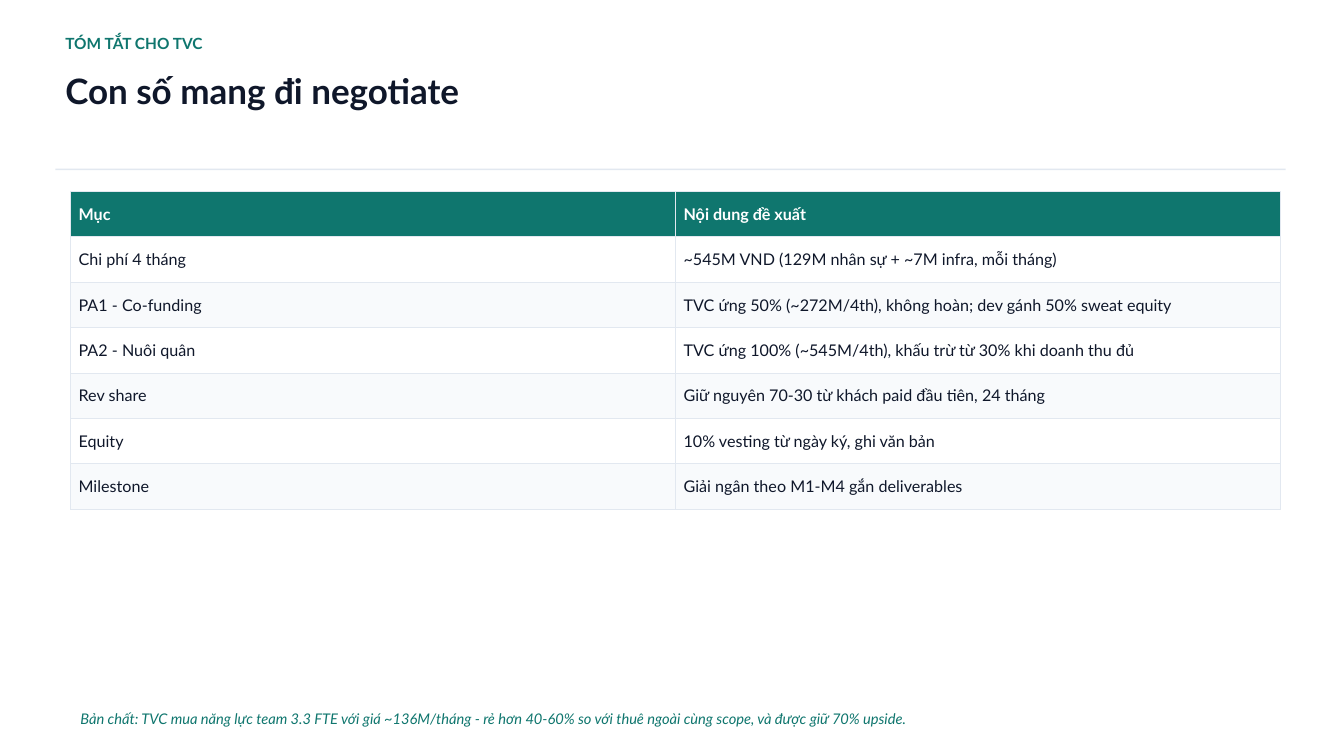
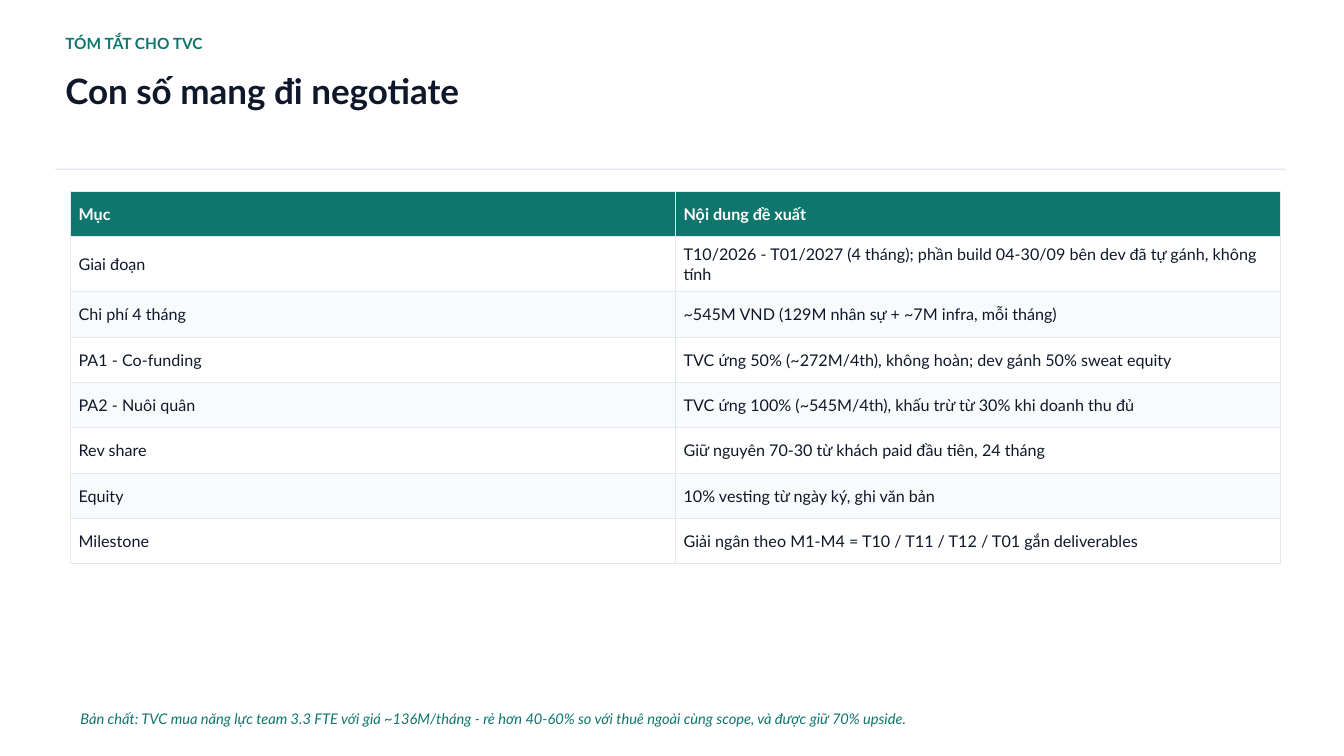
Before and after one commit to saintzzz/so-chu-nhiem-so, a slide deck: slide 9 of docs/handover/PROPOSAL-chi-phi-dev-4thang.pptx. Drawn at 1344x756 pixels with LibreOffice and Linux fonts; fonts in the diff are those of the drawing. Boxes give left, top, right and bottom in pixels: in the first picture for what was removed or moved away, otherwise in the second. Text is boxed around its words. In the diff, an @@ line names an element or a change of style, - is before the commit and + after.

```diff
--- a/docs/handover/PROPOSAL-chi-phi-dev-4thang.pptx
+++ b/docs/handover/PROPOSAL-chi-phi-dev-4thang.pptx
@@ table at [71, 192, 1280, 554] @@
+row 2: Giai đoạn | T10/2026 - T01/2027 (4 tháng); phần build 04-30/09 bên dev đã tự gánh, không tính
-row 8, column 2: Giải ngân theo M1-M4 gắn deliverables
+row 8, column 2: Giải ngân theo M1-M4 = T10 / T11 / T12 / T01 gắn deliverables
```
Also in this commit, not shown: 7 other slides changed, 1 other file.
